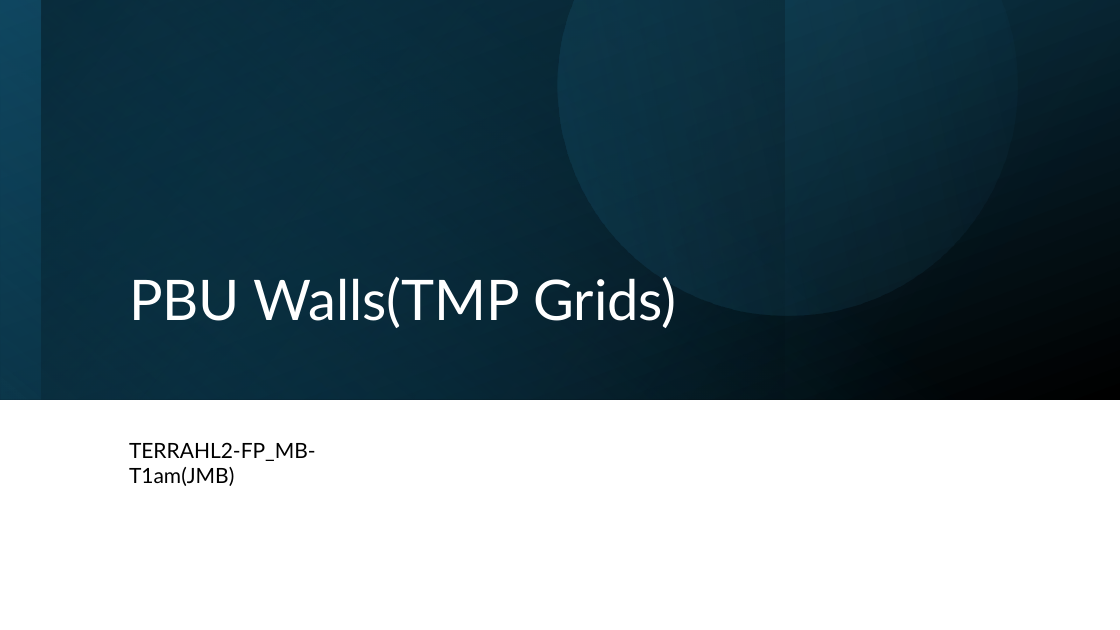
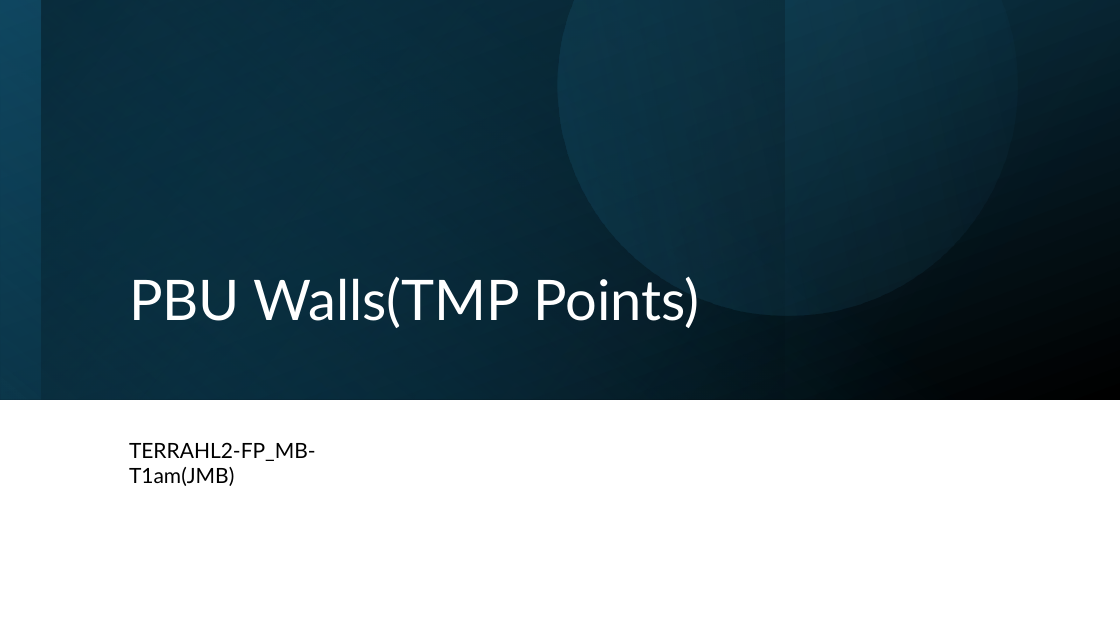
Before and after one commit to mokzhizhuan/GreyForm_UIs, a slide deck: slide 1 of PBU walls.pptx. Drawn at 1120x630 pixels with LibreOffice and Linux fonts; fonts in the diff are those of the drawing. Boxes give left, top, right and bottom in pixels: in the first picture for what was removed or moved away, otherwise in the second. Text is boxed around its words. In the diff, an @@ line names an element or a change of style, - is before the commit and + after.

```diff
--- a/PBU walls.pptx
+++ b/PBU walls.pptx
@@ title at (129, 276, 699, 328): text changed @@
-PBU Walls(TMP Grids)
+PBU Walls(TMP Points)
```
Also in this commit, not shown: 1 other file.
